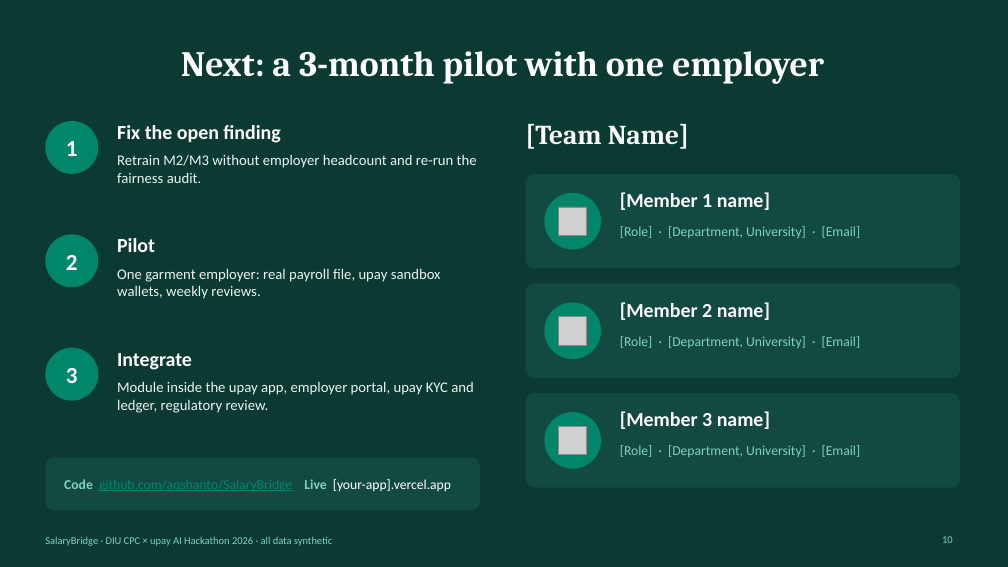
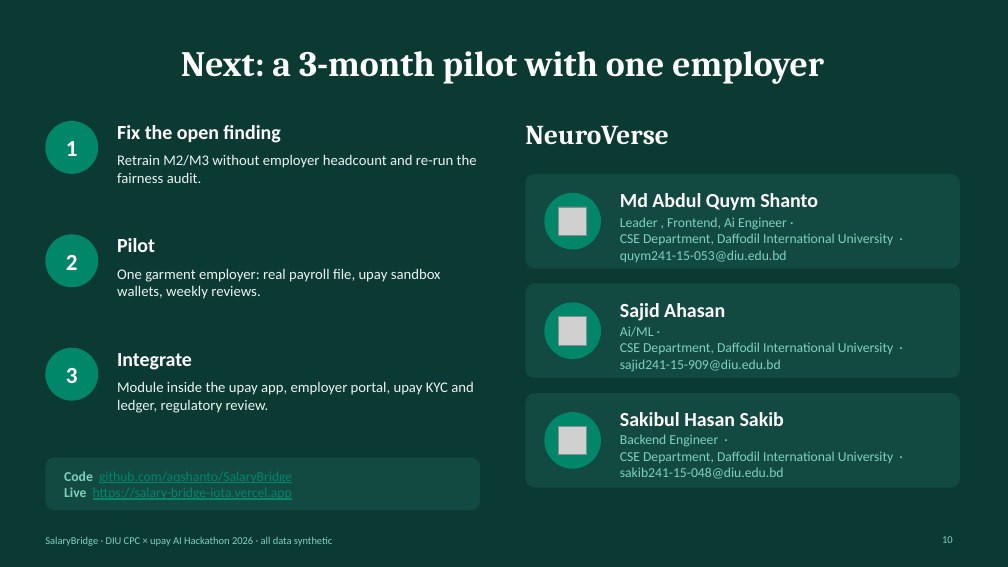
Before and after one commit to aqshanto/SalaryBridge, a slide deck: slide 10 of docs/presentation/SalaryBridge.pptx. Drawn at 1008x567 pixels with LibreOffice and Linux fonts; fonts in the diff are those of the drawing; grey boxes stand for pictures. Boxes give left, top, right and bottom in pixels: in the first picture for what was removed or moved away, otherwise in the second. Text is boxed around its words. In the diff, an @@ line names an element or a change of style, - is before the commit and + after.

```diff
--- a/docs/presentation/SalaryBridge.pptx
+++ b/docs/presentation/SalaryBridge.pptx
@@ text at bbox=[525, 125, 669, 145]: text changed @@
-[Team Name]
+NeuroVerse
@@ text at bbox=[620, 193, 818, 210]: text changed @@
-[Member 1 name]
+Md Abdul Quym Shanto
@@ text at bbox=[620, 217, 893, 262]: text changed @@
-[Role] · [Department, University] · [Email]
+Leader , Frontend, Ai Engineer ·
+CSE Department, Daffodil International University · quym241-15-053@diu.edu.bd
@@ text at bbox=[620, 303, 725, 321]: text changed @@
-[Member 2 name]
+Sajid Ahasan
@@ text at bbox=[620, 326, 893, 371]: text changed @@
-[Role] · [Department, University] · [Email]
+Ai/ML ·
+CSE Department, Daffodil International University · sajid241-15-909@diu.edu.bd
@@ text at bbox=[620, 412, 784, 426]: text changed @@
-[Member 3 name]
+Sakibul Hasan Sakib
@@ text at bbox=[620, 434, 893, 479]: text changed @@
-[Role] · [Department, University] · [Email]
+Backend Engineer ·
+CSE Department, Daffodil International University · sakib241-15-048@diu.edu.bd
@@ text at bbox=[64, 471, 93, 497]: text changed @@
-Code github.com/aqshanto/SalaryBridge Live [your-app].vercel.app
+Code github.com/aqshanto/SalaryBridge
+Live https://salary-bridge-iota.vercel.app
```
Also in this commit, not shown: 3 other slides changed, 3 other files.
